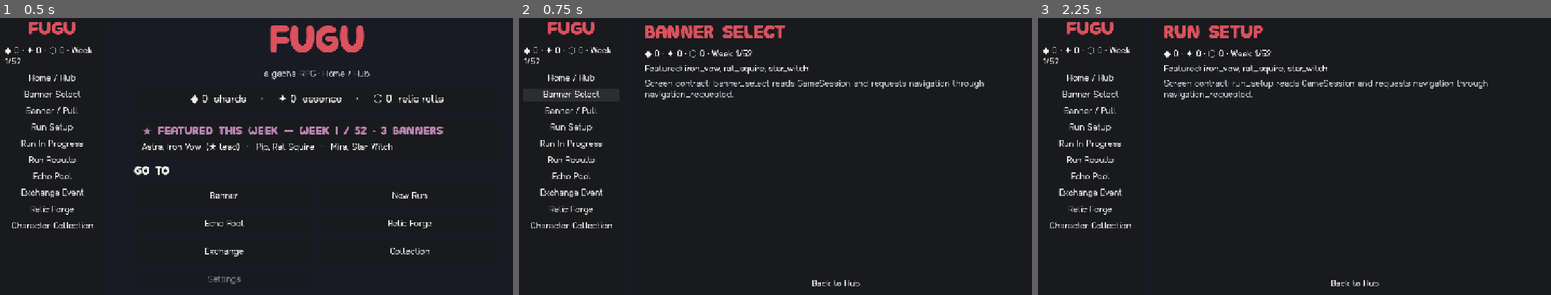
Above: before the commit, frames 1-3 (left to right).
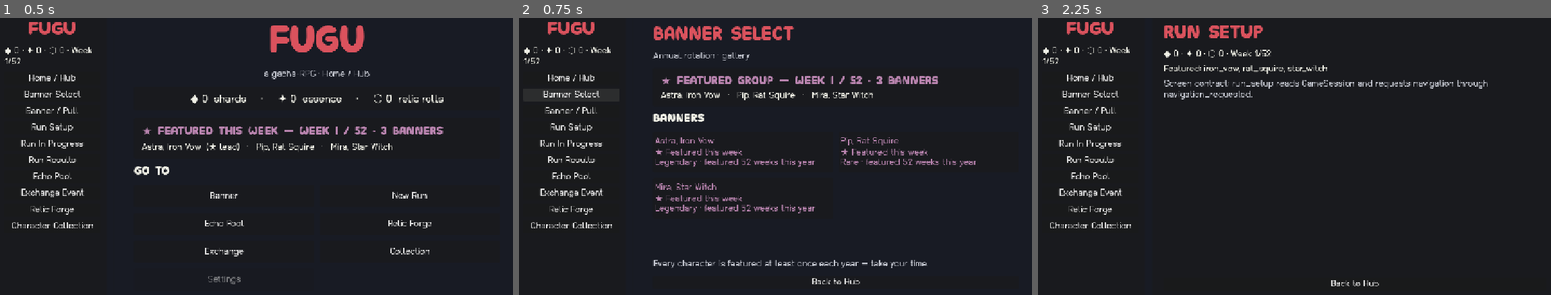
Above: after the commit, the same moments.

Repository: Mezzyface/fugu
Game: Godot game, scene res://main.tscn
The game is run twice, just before and just after one commit, with the same random seed, the same clock (stepped at 60 frames per second) and the same inputs.
Inputs:
- Up to frame 1 (0.5 s): no input
- Up to frame 2 (0.75 s): click "Banner Select" at 0.5 s
- Up to frame 3 (2.25 s): click "Back to Hub" at 1.25 s; click "New Run" at 2 s

Frame 1 is identical in both runs. In frame 2, 6.2% of the frame differs, in the area x 24-91%, y 2-97%; in frame 3, nothing differs.

Commit message:
[Task] Screen 02 — Banner Select
Closes #56

Co-Authored-By: Claude Opus 4.8 <noreply@anthropic.com>

Diff:
--- a/game/scenes/banner_select.tscn
+++ b/game/scenes/banner_select.tscn
@@ -1,6 +1,7 @@
-[gd_scene load_steps=2 format=3]
+[gd_scene load_steps=3 format=3 uid="uid://b2banner0select02"]
 
-[ext_resource type="Script" path="res://scripts/ui/screen_base.gd" id="1_screen"]
+[ext_resource type="Script" path="res://scripts/ui/banner_select.gd" id="1_banner"]
+[ext_resource type="Theme" uid="uid://bfugutheme0001" path="res://assets/theme/fugu_theme.tres" id="2_theme"]
 
 [node name="BannerSelect" type="Control"]
 layout_mode = 3
@@ -9,6 +10,103 @@
 anchor_bottom = 1.0
 grow_horizontal = 2
 grow_vertical = 2
-script = ExtResource("1_screen")
+theme = ExtResource("2_theme")
+script = ExtResource("1_banner")
 screen_id = "banner_select"
 screen_title = "Banner Select"
+
+[node name="Background" type="ColorRect" parent="."]
+layout_mode = 1
+anchors_preset = 15
+anchor_right = 1.0
+anchor_bottom = 1.0
+grow_horizontal = 2
+grow_vertical = 2
+color = Color(0.094118, 0.105882, 0.141176, 1)
+
+[node name="Margin" type="MarginContainer" parent="."]
+layout_mode = 1
+anchors_preset = 15
+anchor_right = 1.0
+anchor_bottom = 1.0
+grow_horizontal = 2
+grow_vertical = 2
+theme_override_constants/margin_left = 48
+theme_override_constants/margin_top = 28
+theme_override_constants/margin_right = 48
+theme_override_constants/margin_bottom = 28
+
+[node name="Root" type="VBoxContainer" parent="Margin"]
+layout_mode = 2
+theme_override_constants/separation = 16
+
+[node name="TitleLabel" type="Label" parent="Margin/Root"]
+layout_mode = 2
+theme_type_variation = &"TitleLabel"
+theme_override_colors/font_color = Color(0.854902, 0.321569, 0.364706, 1)
+text = "Banner Select"
+
+[node name="SubtitleLabel" type="Label" parent="Margin/Root"]
+layout_mode = 2
+theme_override_colors/font_color = Color(0.776471, 0.788235, 0.823529, 1)
+text = "Annual rotation · gallery"
+
+[node name="WeekPanel" type="PanelContainer" parent="Margin/Root"]
+layout_mode = 2
+
+[node name="WeekMargin" type="MarginContainer" parent="Margin/Root/WeekPanel"]
+layout_mode = 2
+theme_override_constants/margin_left = 18
+theme_override_constants/margin_top = 14
+theme_override_constants/margin_right = 18
+theme_override_constants/margin_bottom = 14
+
+[node name="WeekStack" type="VBoxContainer" parent="Margin/Root/WeekPanel/WeekMargin"]
+layout_mode = 2
+theme_override_constants/separation = 8
+
+[node name="WeekTitle" type="Label" parent="Margin/Root/WeekPanel/WeekMargin/WeekStack"]
+unique_name_in_owner = true
+layout_mode = 2
+theme_type_variation = &"HeaderLabel"
+theme_override_colors/font_color = Color(0.72549, 0.517647, 0.686275, 1)
+text = "★ Featured group — Week 1 / 52 · 3 banners"
+
+[node name="WeekList" type="Label" parent="Margin/Root/WeekPanel/WeekMargin/WeekStack"]
+unique_name_in_owner = true
+layout_mode = 2
+theme_override_colors/font_color = Color(0.94, 0.94, 0.9, 1)
+autowrap_mode = 3
+text = "—"
+
+[node name="GalleryHeader" type="Label" parent="Margin/Root"]
+layout_mode = 2
+theme_type_variation = &"HeaderLabel"
+theme_override_colors/font_color = Color(0.94, 0.94, 0.9, 1)
+text = "Banners"
+
+[node name="Scroll" type="ScrollContainer" parent="Margin/Root"]
+layout_mode = 2
+size_flags_vertical = 3
+horizontal_scroll_mode = 0
+
+[node name="BannerGrid" type="GridContainer" parent="Margin/Root/Scroll"]
+unique_name_in_owner = true
+layout_mode = 2
+size_flags_horizontal = 3
+size_flags_vertical = 3
+theme_override_constants/h_separation = 14
+theme_override_constants/v_separation = 14
+columns = 2
+
+[node name="InvariantLabel" type="Label" parent="Margin/Root"]
+unique_name_in_owner = true
+layout_mode = 2
+theme_override_colors/font_color = Color(0.776471, 0.788235, 0.823529, 1)
+autowrap_mode = 3
+text = "Every character is featured at least once each year — take your time."
+
+[node name="HubButton" type="Button" parent="Margin/Root"]
+unique_name_in_owner = true
+layout_mode = 2
+text = "Back to Hub"
--- /dev/null
+++ b/game/scripts/ui/banner_select.gd
@@ -0,0 +1,192 @@
+class_name BannerSelectScreen
+extends Control
+## Screen 02 — Banner Select (wireframes §02).
+##
+## The annual-rotation gallery. A header names the current week's featured group
+## ("Week N / 52"), then a gallery of banner cards shows every roster character
+## with its state for this week — ★ featured or permanent — plus how many weeks
+## of the year it is featured (resolved through
+## [method GachaSystem.annual_featured_counts]). The schedule guarantees every
+## character is featured at least once per year
+## ([method GachaSystem.missing_annual_featured_banners] is empty), which the
+## footer states plainly. There is deliberately no countdown or urgency copy.
+##
+## Like every screen it never navigates directly: tapping a banner emits
+## [signal navigation_requested] with `"banner_pull"` and the navigation root
+## (`scripts/main.gd`) performs the switch.
+
+## Emitted when a banner card or the hub button is pressed; the navigation root
+## listens and switches screens.
+signal navigation_requested(screen_id: String)
+
+const BODY_COLOR := Color(0.94, 0.94, 0.90, 1.0)
+const MUTED_COLOR := Color(0.776471, 0.788235, 0.823529, 1.0)
+const FEATURED_COLOR := Color(0.72549, 0.517647, 0.686275, 1.0)  # lilac
+
+## Slots featured each week, matching the design's `featured_schedule(52, 3)`.
+const SLOTS_PER_WEEK: int = 3
+
+@export var screen_id: String = "banner_select"
+@export var screen_title: String = "Banner Select"
+
+## The state source. Set by the navigation root via [method setup_screen]; falls
+## back to the [GameSession] autoload when the scene is opened standalone.
+var session: Node
+
+@onready var _week_title: Label = %WeekTitle
+@onready var _week_list: Label = %WeekList
+@onready var _banner_grid: GridContainer = %BannerGrid
+@onready var _invariant_label: Label = %InvariantLabel
+@onready var _hub_button: Button = %HubButton
+
+
+func _ready() -> void:
+	if session == null:
+		session = get_node_or_null("/root/GameSession")
+	_hub_button.pressed.connect(_on_hub_pressed)
+	_connect_session()
+	_refresh()
+
+
+## Navigation-root contract (see `scripts/main.gd`): inject the screen id, title,
+## and shared [GameSession] when this screen is mounted.
+func setup_screen(p_screen_id: String, p_screen_title: String, p_session: Node) -> void:
+	screen_id = p_screen_id
+	screen_title = p_screen_title
+	session = p_session
+	if is_node_ready():
+		_connect_session()
+		_refresh()
+
+
+func _connect_session() -> void:
+	if session != null and session.has_signal("state_changed"):
+		if not session.state_changed.is_connected(_refresh):
+			session.state_changed.connect(_refresh)
+
+
+func _refresh() -> void:
+	if not is_node_ready():
+		return
+	_week_title.text = _week_title_text()
+	_week_list.text = _week_list_text()
+	_build_banner_cards()
+	_invariant_label.text = _invariant_text()
+
+
+func _week_title_text() -> String:
+	return (
+		"★ Featured group — Week %d / %d · %d banners"
+		% [_current_week(), _max_week(), _featured_ids().size()]
+	)
+
+
+func _week_list_text() -> String:
+	var ids: Array = _featured_ids()
+	if ids.is_empty():
+		return "No featured banners this week."
+	var names: Array[String] = []
+	for banner_id: String in ids:
+		names.append(_character_name(banner_id))
+	return "   ·   ".join(names)
+
+
+## Build one tappable card per roster character, in stable id order, marking the
+## ones featured this week. Rebuilt on every refresh so week changes restyle the
+## ★ markers.
+func _build_banner_cards() -> void:
+	for child in _banner_grid.get_children():
+		child.queue_free()
+	var featured := _featured_ids()
+	var counts := _annual_counts()
+	for character_id: String in _sorted_character_ids():
+		var is_featured := featured.has(character_id)
+		var annual: int = int(counts.get(character_id, 0))
+		var card := Button.new()
+		card.text = _card_text(character_id, is_featured, annual)
+		card.autowrap_mode = TextServer.AUTOWRAP_WORD_SMART
+		card.alignment = HORIZONTAL_ALIGNMENT_LEFT
+		card.clip_text = false
+		card.custom_minimum_size = Vector2(0, 96)
+		card.size_flags_horizontal = Control.SIZE_EXPAND_FILL
+		card.add_theme_color_override("font_color", FEATURED_COLOR if is_featured else BODY_COLOR)
+		card.tooltip_text = "Open %s's banner" % _character_name(character_id)
+		card.pressed.connect(_on_banner_pressed.bind(character_id))
+		_banner_grid.add_child(card)
+
+
+func _card_text(character_id: String, is_featured: bool, annual_count: int) -> String:
+	var state := "★ Featured this week" if is_featured else "Permanent banner"
+	return (
+		"%s\n%s\n%s · featured %d weeks this year"
+		% [_character_name(character_id), state, _rarity_label(character_id), annual_count]
+	)
+
+
+## Plain statement of the rotation invariant — no countdowns, no urgency. Falls
+## back to a neutral note if the schedule ever leaves a character out.
+func _invariant_text() -> String:
+	var missing := _missing_annual_featured()
+	if missing.is_empty():
+		return "Every character is featured at least once each year — take your time."
+	return "Rotation gap: %d character(s) not yet scheduled this year." % missing.size()
+
+
+func _sorted_character_ids() -> Array:
+	if session == null or not ("characters" in session):
+		return []
+	var ids: Array = (session.characters as Dictionary).keys()
+	ids.sort()
+	return ids
+
+
+func _featured_ids() -> Array:
+	if session != null and session.has_method("featured_banner_ids"):
+		return session.featured_banner_ids(SLOTS_PER_WEEK)
+	return []
+
+
+func _annual_counts() -> Dictionary:
+	if session != null and session.gacha_system != null:
+		return session.gacha_system.annual_featured_counts(_max_week(), SLOTS_PER_WEEK)
+	return {}
+
+
+func _missing_annual_featured() -> Array:
+	if session != null and session.gacha_system != null:
+		return session.gacha_system.missing_annual_featured_banners(_max_week(), SLOTS_PER_WEEK)
+	return []
+
+
+func _character_name(banner_id: String) -> String:
+	if session != null and session.has_method("get_character"):
+		var character: CharacterDef = session.get_character(banner_id)
+		if character != null:
+			return character.name
+	return banner_id.capitalize()
+
+
+func _rarity_label(banner_id: String) -> String:
+	if session != null and session.has_method("get_character"):
+		var character: CharacterDef = session.get_character(banner_id)
+		if character != null:
+			return Rarity.to_string_value(character.rarity).capitalize()
+	return "—"
+
+
+func _current_week() -> int:
+	if session != null and "current_week" in session:
+		return session.current_week
+	return 1
+
+
+func _max_week() -> int:
+	return 52
+
+
+func _on_banner_pressed(_banner_id: String) -> void:
+	navigation_requested.emit("banner_pull")
+
+
+func _on_hub_pressed() -> void:
+	navigation_requested.emit("home_hub")
--- /dev/null
+++ b/game/test/test_banner_select.gd
@@ -0,0 +1,92 @@
+extends GutTest
+## Screen 02 — Banner Select behavior.
+
+const BANNER_SELECT := preload("res://scenes/banner_select.tscn")
+
+
+func before_each() -> void:
+	GameSession.reset(1)
+
+
+func _make_screen() -> BannerSelectScreen:
+	var screen := BANNER_SELECT.instantiate() as BannerSelectScreen
+	add_child_autofree(screen)
+	return screen
+
+
+func test_week_header_reflects_current_week_and_featured_count() -> void:
+	var screen := _make_screen()
+	var title := screen.get_node("%WeekTitle") as Label
+	var featured_ids := GameSession.featured_banner_ids(BannerSelectScreen.SLOTS_PER_WEEK)
+	assert_string_contains(title.text, "Week 1 / 52")
+	assert_string_contains(title.text, "%d banners" % featured_ids.size())
+
+
+func test_week_header_tracks_week_changes() -> void:
+	var screen := _make_screen()
+	var title := screen.get_node("%WeekTitle") as Label
+	GameSession.set_current_week(9)
+	assert_string_contains(title.text, "Week 9 / 52")
+
+
+func test_builds_one_card_per_roster_character() -> void:
+	var screen := _make_screen()
+	var grid := screen.get_node("%BannerGrid") as GridContainer
+	assert_eq(grid.get_child_count(), GameSession.characters.size())
+	var first_card := grid.get_child(0) as Button
+	assert_not_null(first_card, "each card is a tappable Button")
+
+
+func test_featured_card_shows_featured_state() -> void:
+	var screen := _make_screen()
+	var grid := screen.get_node("%BannerGrid") as GridContainer
+	var featured_ids := GameSession.featured_banner_ids(BannerSelectScreen.SLOTS_PER_WEEK)
+	var lead_name: String = GameSession.get_character(featured_ids[0]).name
+	var found_featured := false
+	for card: Button in grid.get_children():
+		if card.text.contains(lead_name):
+			assert_string_contains(card.text, "★ Featured this week")
+			found_featured = true
+	assert_true(found_featured, "the week's lead banner is rendered as featured")
+
+
+func test_tapping_a_banner_requests_banner_pull() -> void:
+	var screen := _make_screen()
+	watch_signals(screen)
+	var grid := screen.get_node("%BannerGrid") as GridContainer
+	var card := grid.get_child(0) as Button
+	card.pressed.emit()
+	assert_signal_emitted_with_parameters(screen, "navigation_requested", ["banner_pull"])
+
+
+func test_hub_button_requests_home_hub() -> void:
+	var screen := _make_screen()
+	watch_signals(screen)
+	var hub_button := screen.get_node("%HubButton") as Button
+	hub_button.pressed.emit()
+	assert_signal_emitted_with_parameters(screen, "navigation_requested", ["home_hub"])
+
+
+func test_every_character_featured_at_least_once_per_year() -> void:
+	# The screen states the rotation invariant; assert the data backs it up.
+	var missing := GameSession.gacha_system.missing_annual_featured_banners(
+		52, BannerSelectScreen.SLOTS_PER_WEEK
+	)
+	assert_eq(missing.size(), 0, "no character is left out of the 52-week schedule")
+	var screen := _make_screen()
+	var invariant := screen.get_node("%InvariantLabel") as Label
+	assert_string_contains(invariant.text, "featured at least once each year")
+
+
+func test_no_fomo_or_urgency_language() -> void:
+	var screen := _make_screen()
+	var banned := ["hurry", "last chance", "limited time", "don't miss", "expire", "ending soon"]
+	var texts: Array[String] = []
+	texts.append((screen.get_node("%WeekTitle") as Label).text)
+	texts.append((screen.get_node("%InvariantLabel") as Label).text)
+	for card: Button in (screen.get_node("%BannerGrid") as GridContainer).get_children():
+		texts.append(card.text)
+	for text: String in texts:
+		var lowered := text.to_lower()
+		for phrase: String in banned:
+			assert_false(lowered.contains(phrase), "no FOMO phrase '%s' in: %s" % [phrase, text])
Not shown, added: game/scripts/ui/banner_select.gd.uid
Not shown, added: game/test/test_banner_select.gd.uid
Not shown, added: deliverables/items/56-screen-02-banner-select.md
Not shown, added: screenshots/56/banner_select.png
